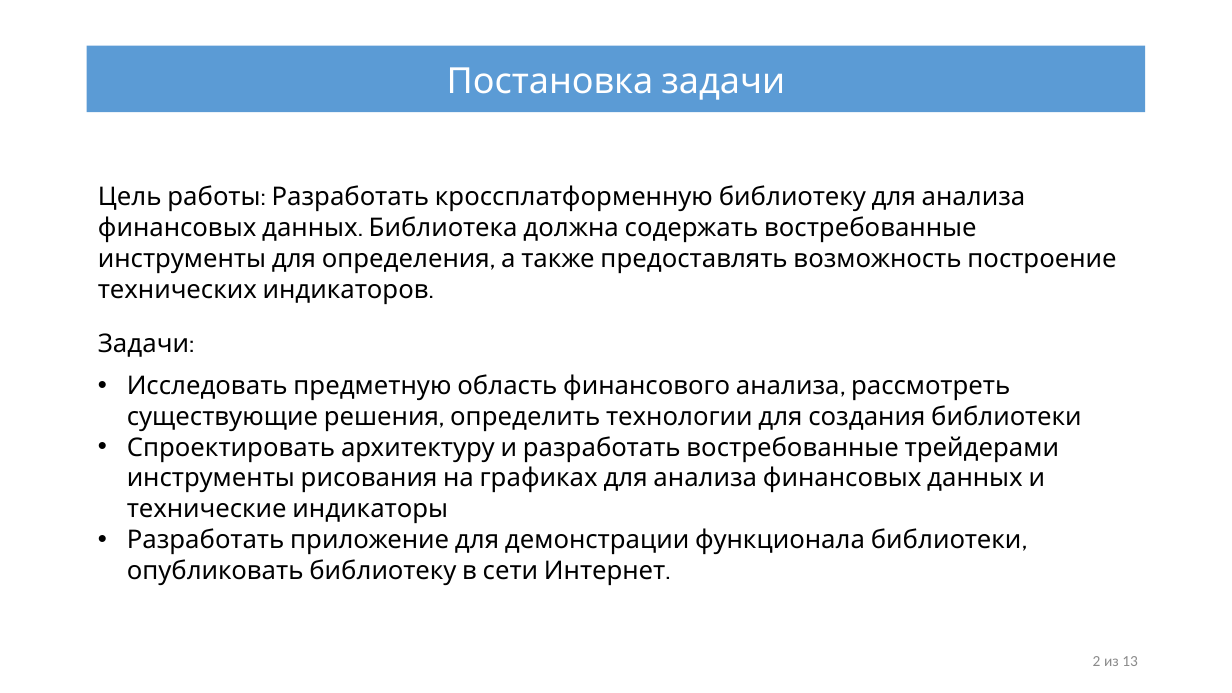
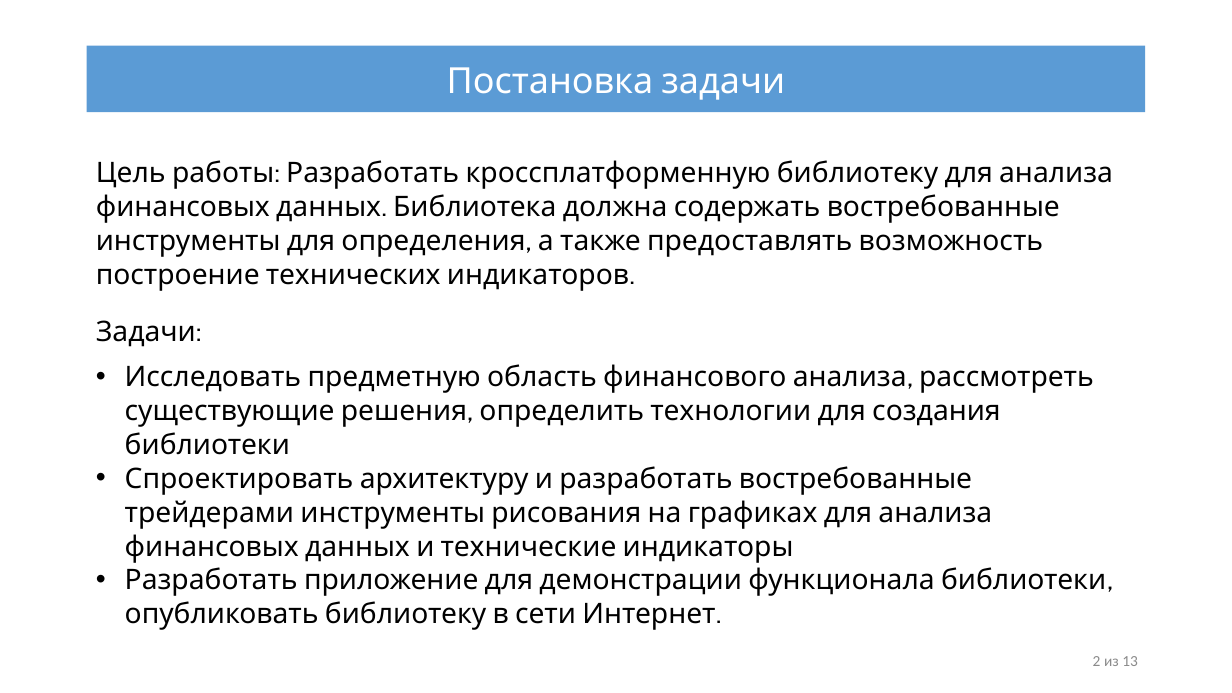
Before and after one commit to IliiaDenisov/masters-thesis, a slide deck: slide 2 of src/Презентация диплома.pptx. Drawn at 1232x693 pixels with LibreOffice and Linux fonts; fonts in the diff are those of the drawing. Boxes give left, top, right and bottom in pixels: in the first picture for what was removed or moved away, otherwise in the second. Text is boxed around its words. In the diff, an @@ line names an element or a change of style, - is before the commit and + after.

```diff
--- a/src/Презентация диплома.pptx
+++ b/src/Презентация диплома.pptx
@@ text "Цель работы: Разработать кроссплатформенную библиотеку ...": place and size @@
-text "Цель работы: Разработать кроссплатформенную библиотеку ..." at <box>98,185,1116,585</box>
+text "Цель работы: Разработать кроссплатформенную библиотеку ..." at <box>96,160,1113,596</box>
@@ text "Цель работы: Разработать кроссплатформенную библиотеку ..." at <box>96,160,1113,596</box>: size 20 to 22 pt @@
```
Also in this commit, not shown: 1 other slide changed.
